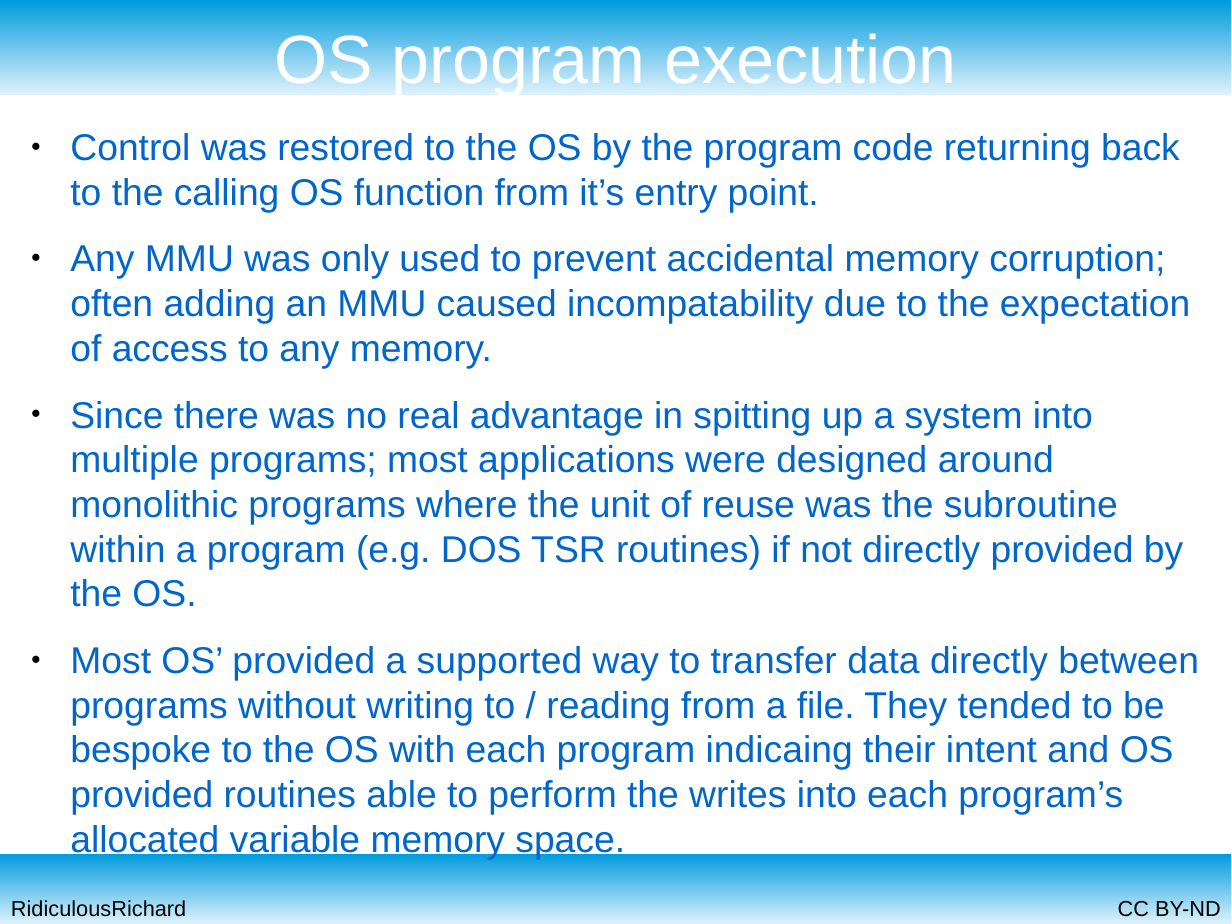
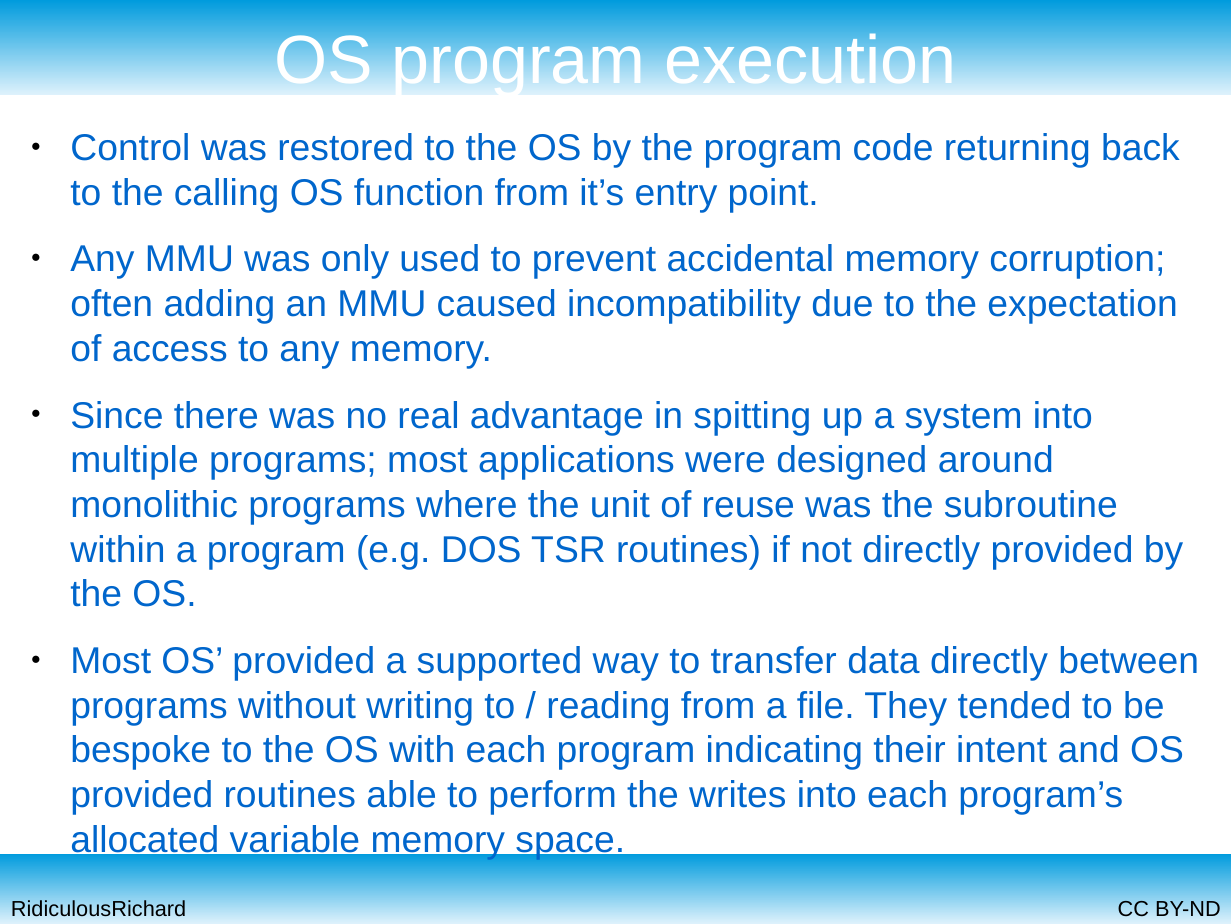
Before and after one commit to RidiculousRichard/presentations, a slide deck: slide 6 of Retro OS.odp. Drawn at 1232x924 pixels with LibreOffice and Linux fonts; fonts in the diff are those of the drawing. Boxes give left, top, right and bottom in pixels: in the first picture for what was removed or moved away, otherwise in the second. Text is boxed around its words. In the diff, an @@ line names an element or a change of style, - is before the commit and + after.

Commit message:
Updated with minor typo fixes and inter-program communication techniques

```diff
--- a/Retro OS.odp
+++ b/Retro OS.odp
@@ text at [70,244,1178,369]: text changed @@
-● Any MMU was only used to prevent accidental memory corruption; often adding an MMU caused incompatability due to the expectation of access to any memory.
+● Any MMU was only used to prevent accidental memory corruption; often adding an MMU caused incompatibility due to the expectation of access to any memory.
@@ text at [70,646,1199,815]: text changed @@
-● Most OS’ provided a supported way to transfer data directly between programs without writing to / reading from a file. They tended to be bespoke to the OS with each program indicaing their intent and OS provided routines able to perform the writes into each program’s allocated variable memory space.
+● Most OS’ provided a supported way to transfer data directly between programs without writing to / reading from a file. They tended to be bespoke to the OS with each program indicating their intent and OS provided routines able to perform the writes into each program’s allocated variable memory space.
```
Also in this commit, not shown: 9 other slides changed, 1 slide added.
